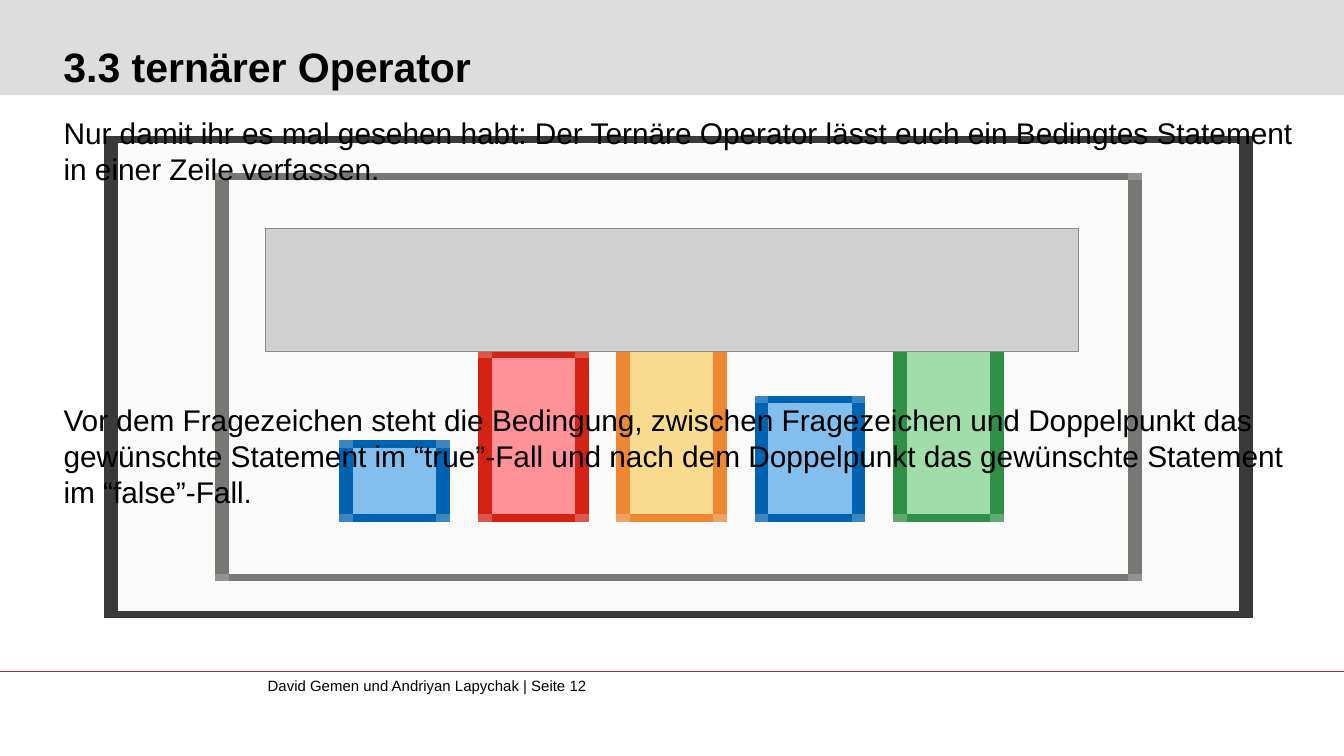
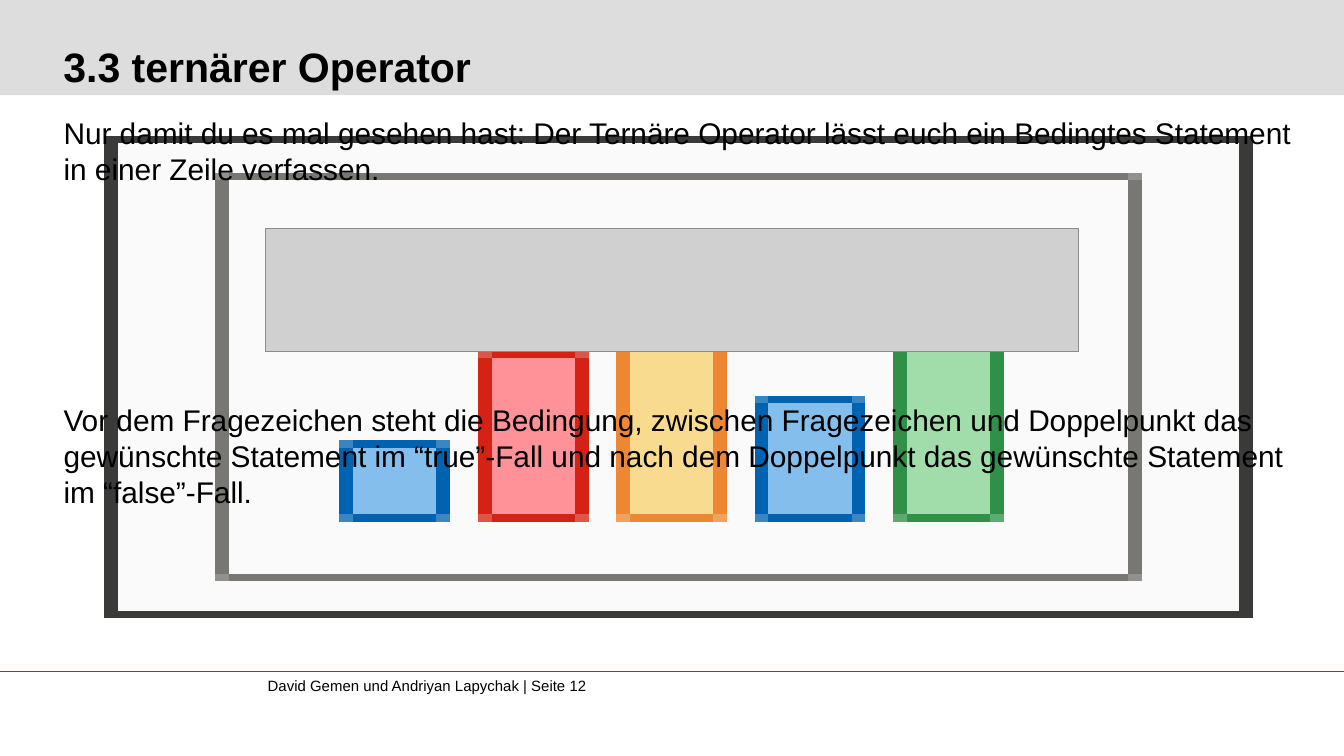
Before and after one commit to gemdav/Programmieren-1-Tutorium, a slide deck: slide 12 of slides/01_first_steps_with_java.pptx. Drawn at 1344x756 pixels with LibreOffice and Linux fonts; fonts in the diff are those of the drawing; grey boxes stand for pictures; background and template pictures are left out. Boxes give left, top, right and bottom in pixels: in the first picture for what was removed or moved away, otherwise in the second. Text is boxed around its words. In the diff, an @@ line names an element or a change of style, - is before the commit and + after.

```diff
--- a/slides/01_first_steps_with_java.pptx
+++ b/slides/01_first_steps_with_java.pptx
@@ text at (64,122,1291,186): text changed @@
-Nur damit ihr es mal gesehen habt: Der Ternäre Operator lässt euch ein Bedingtes Statement in einer Zeile verfassen.
+Nur damit du es mal gesehen hast: Der Ternäre Operator lässt euch ein Bedingtes Statement in einer Zeile verfassen.
```
Also in this commit, not shown: 3 other slides changed.
